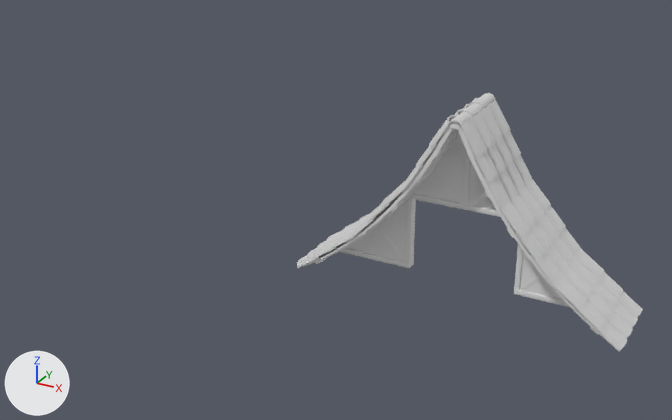
The FBX model Assets/Models/Tileset_Casa/S_Roof_Frame_Brick.fbx, before and after one commit.
Rendered twice from a 50 mm lens placed at (94.4, -32.7, 18.1), pointed at (76.3, 0.1, 1.7). Every picture has the same lights, and +X, +Y and +Z are marked at lower left. Where no turn or scale is listed for an object, it has been applied to the vertices. Vertices at the same position are counted once.

The older version as bpy lines, for what is in view:
```python
ob_cube_022 = bpy.data.objects.new('Cube.022', me_cube_130)
ob_cube_022.location = (0.0, 0.0, 0.0)
ob_cube_025 = bpy.data.objects.new('Cube.025', me_cube_131)
ob_cube_025.location = (0.0, 0.0, 0.0)
ob_cube_026 = bpy.data.objects.new('Cube.026', me_cube_133)
ob_cube_026.location = (0.0, 0.0, 0.0)
ob_cube_027 = bpy.data.objects.new('Cube.027', me_cube_137)
ob_cube_027.location = (0.0, 0.0, 0.0)
ob_s_roof_frame_brick = bpy.data.objects.new('S_Roof_Frame_Brick', me_cube_129)
ob_s_roof_frame_brick.location = (0.0, 0.0, 0.0)
ob_s_roof_tiles_002 = bpy.data.objects.new('S_Roof_Tiles.002', me_cube_134)
ob_s_roof_tiles_002.location = (0.0, 0.0, 0.0)
```
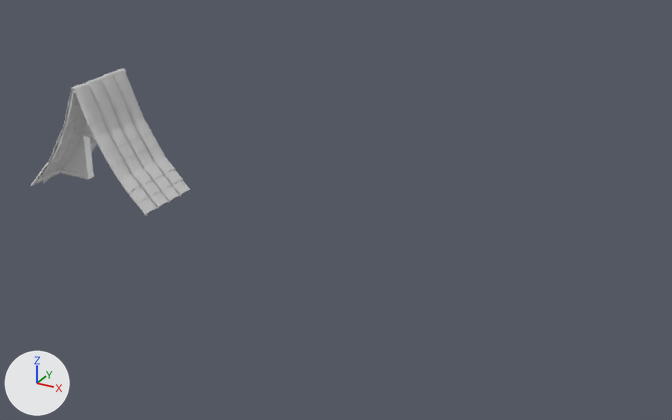
Boxes [x1, y1, x2, y2] around the edits, measured in the pictures (672 x 420 px):
'S_Roof_Tiles.002', mesh rescaled (54% narrower, 43% shorter): before [297, 93, 643, 351]; after [31, 68, 190, 215]
'S_Roof_Frame_Brick', reshaped (52% narrower, 45% shorter): before [303, 122, 607, 341]; after [33, 89, 178, 210]
'Cube.025', deleted: before [340, 198, 416, 268]
'Cube.027', deleted: before [410, 148, 500, 217]
'Cube.022', deleted: before [514, 244, 571, 308]
'Cube.010', added: after [60, 136, 94, 179]
'Cube.026', deleted: before [315, 123, 598, 335]
'Cube.017', added: after [38, 89, 98, 182]
'Cube.021', added: after [82, 133, 94, 138]
part 1 of me_cube_129, deleted: before [303, 122, 607, 341]
part 2 of me_cube_129, added: after [33, 89, 178, 210]

Diff of the bpy script that builds the scene:
```diff
--- a/Assets/Models/Tileset_Casa/S_Roof_Frame_Brick.fbx.py
+++ b/Assets/Models/Tileset_Casa/S_Roof_Frame_Brick.fbx.py
@@ me_cube_134 @@
 me_cube_134.from_pydata(...)  # 4284 vertices, 4296 faces; spans x 75.28..89.46, y -1.78..1.78, z -0.62..7.39
 # used by ob_s_roof_tiles_002; location = (0.0, 0.0, 0.0)
+# me_cube_134 part 3: the whole mesh is scaled about its middle by (0.533, 1, 0.725), then moved by (-18.99, 0.0, -0.34)
 me_cube_134.materials.append(mat_roof)
@@ me_cube_129 @@
 # used by ob_s_roof_frame_brick; location = (0.0, 0.0, 0.0)
-me_cube_129.from_pydata(...)  # 599 vertices, 600 faces; spans x 75.66..89.07, y -1.7..1.7, z -0.65..7.23
+me_cube_129.from_pydata(...)  # 597 vertices, 620 faces; spans x 59.8..66.95, y -1.7..1.7, z 0.12..5.83
+# me_cube_129 part 1: 599 vertices removed from x 75.66..89.07, y -1.7..1.7, z -0.65..7.23
+# me_cube_129 part 2: 597 vertices added at x 59.8..66.95, y -1.7..1.7, z 0.12..5.83
 me_cube_129.materials.append(mat_wood_002)
@@ me_cube_256 @@
+me_cube_256.from_pydata(...)  # 66 vertices, 52 faces; spans x 60.08..62.14, y -0.23..0.23, z 0.49..2.96
+me_cube_256.materials.append(mat_wood_001)  # white #e7e7e7
@@ me_cube_260 @@
+me_cube_260.from_pydata(...)  # 396 vertices, 462 faces; spans x 60.08..66.67, y -1.74..1.72, z 0.43..5.76
+me_cube_260.materials.append(mat_wood_001)  # white #e7e7e7
@@ me_cube_265 @@
+me_cube_265.from_pydata(...)  # 115 vertices, 88 faces; spans x 61.99..64.77, y -0.24..0.24, z 2.83..5.74
+me_cube_265.materials.append(mat_wood_001)  # white #e7e7e7
@@ ob_cube_025 @@
-ob_cube_025 = bpy.data.objects.new('Cube.025', me_cube_131)
-ob_cube_025.location = (0.0, 0.0, 0.0)
@@ ob_cube_026 @@
-ob_cube_026 = bpy.data.objects.new('Cube.026', me_cube_133)
-ob_cube_026.location = (0.0, 0.0, 0.0)
@@ ob_cube_022 @@
-ob_cube_022 = bpy.data.objects.new('Cube.022', me_cube_130)
-ob_cube_022.location = (0.0, 0.0, 0.0)
@@ ob_cube_027 @@
-ob_cube_027 = bpy.data.objects.new('Cube.027', me_cube_137)
-ob_cube_027.location = (0.0, 0.0, 0.0)
@@ ob_cube_010 @@
+ob_cube_010 = bpy.data.objects.new('Cube.010', me_cube_256)
+ob_cube_010.location = (0.0, 0.0, 0.0)
@@ ob_cube_017 @@
+ob_cube_017 = bpy.data.objects.new('Cube.017', me_cube_260)
+ob_cube_017.location = (0.0, 0.0, 0.0)
@@ ob_cube_021 @@
+ob_cube_021 = bpy.data.objects.new('Cube.021', me_cube_265)
+ob_cube_021.location = (0.0, 0.0, 0.0)
```
